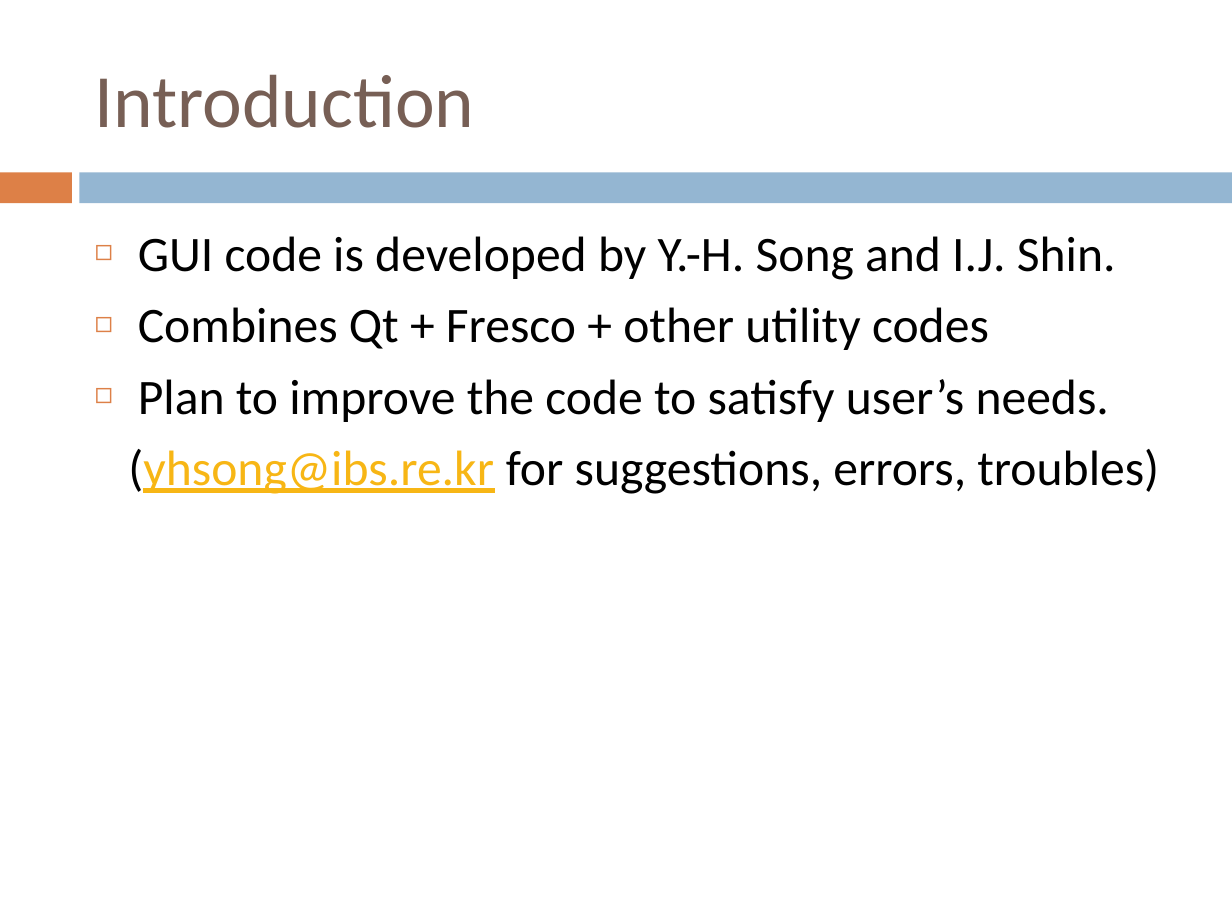
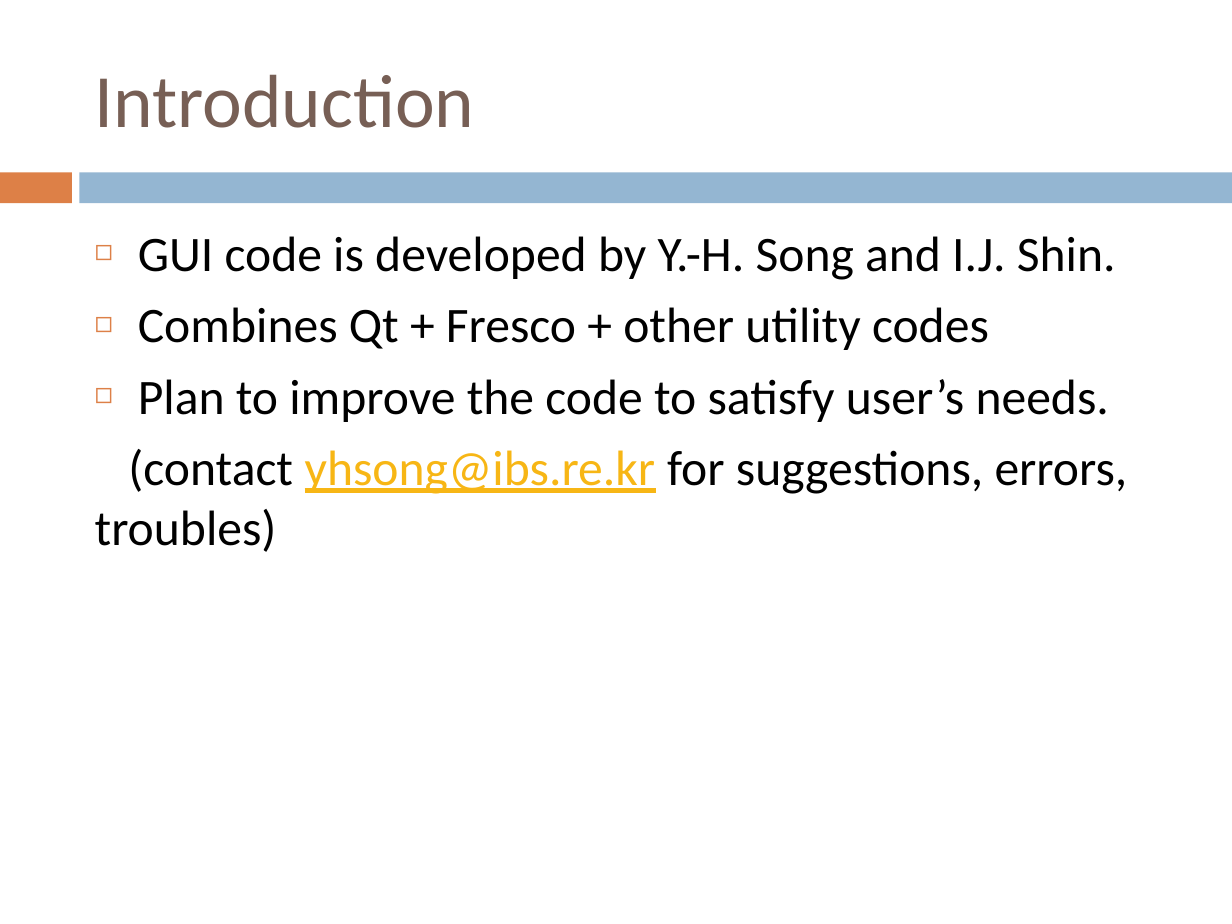
Before and after one commit to alphacentaury-github/ReactionGUI, a slide deck: slide 3 of ReactionGUI_manual.pptx. Drawn at 1232x924 pixels with LibreOffice and Linux fonts; fonts in the diff are those of the drawing. Boxes give left, top, right and bottom in pixels: in the first picture for what was removed or moved away, otherwise in the second. Text is boxed around its words. In the diff, an @@ line names an element or a change of style, - is before the commit and + after.

```diff
--- a/ReactionGUI_manual.pptx
+++ b/ReactionGUI_manual.pptx
@@ text at (95, 449, 1128, 552): text changed @@
-(yhsong@ibs.re.kr for suggestions, errors, troubles)
+(contact yhsong@ibs.re.kr for suggestions, errors, troubles)
```
Also in this commit, not shown: 7 other slides changed, 2 slides added, 2 slides removed.
